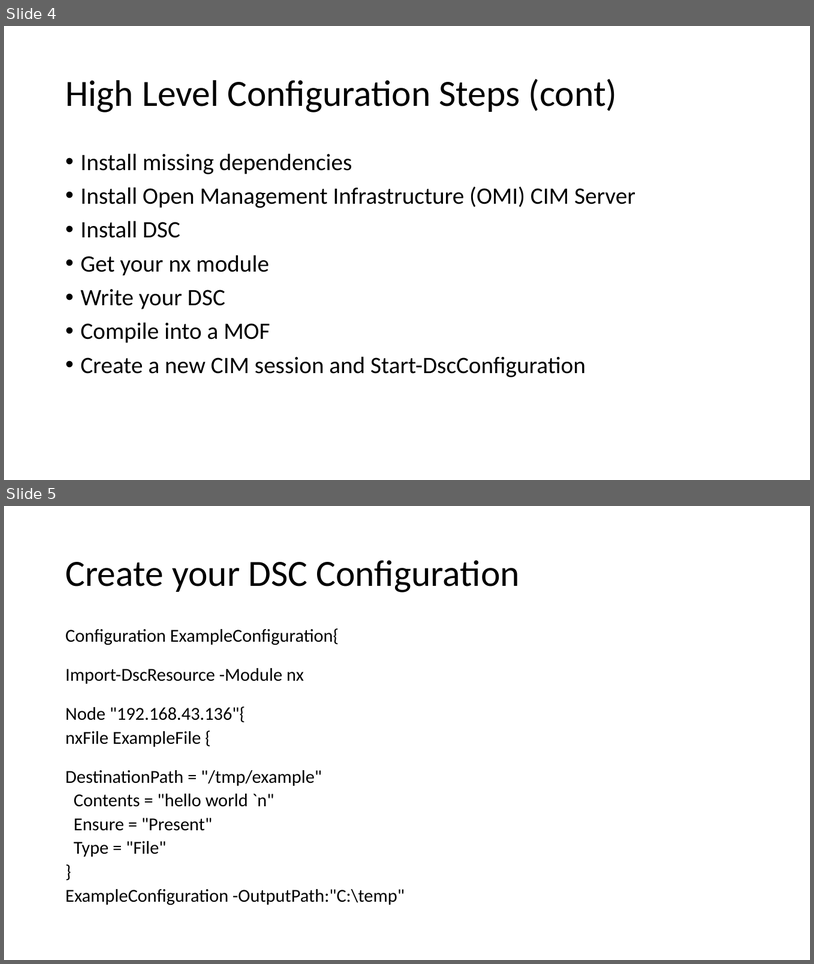
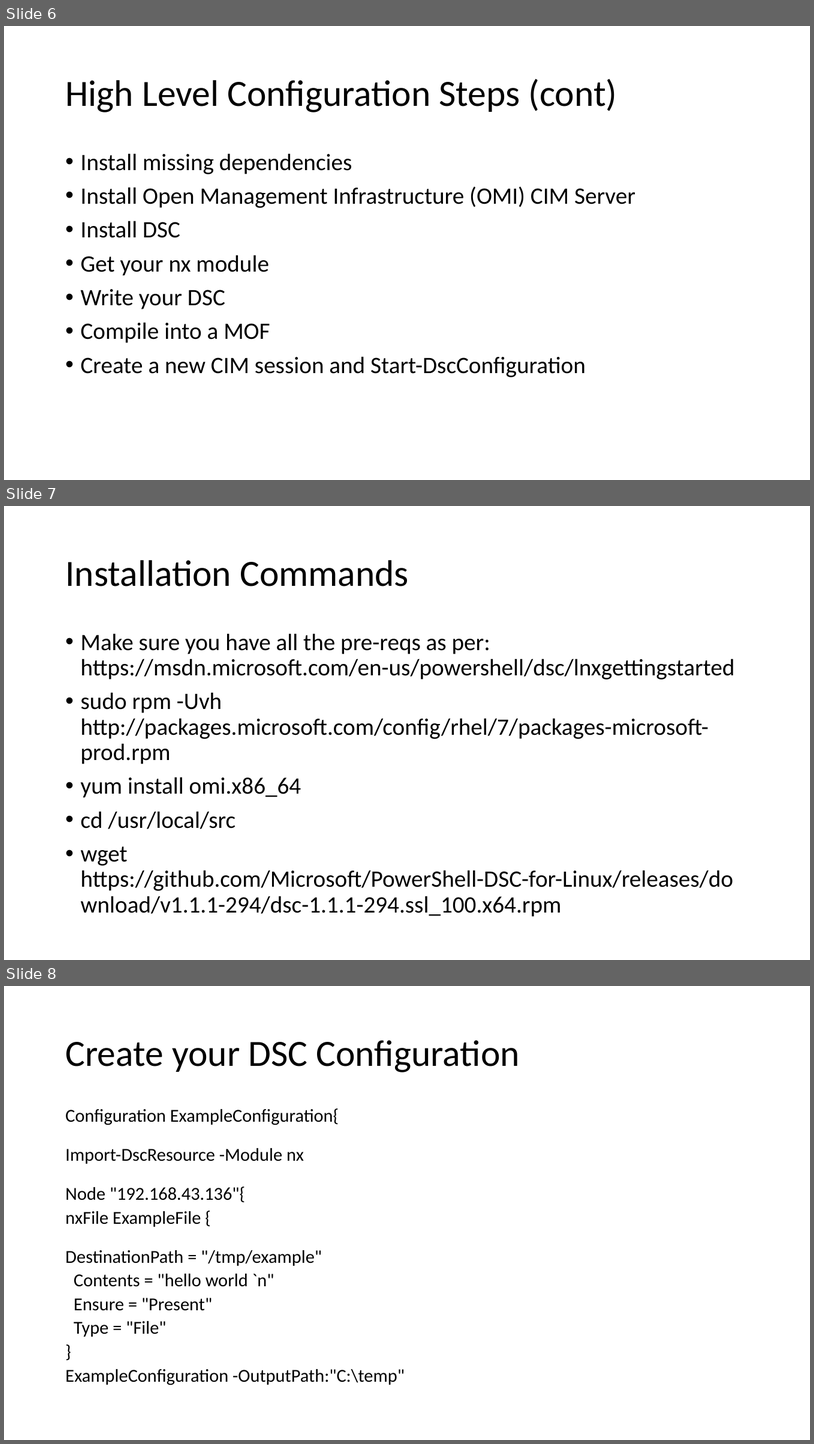
Before and after one commit to SAPSUG-ORG/2-SAPSUG-15_June_2017, a slide deck: dsc-linux/DSConLinux.pptx. Shown one above the other, each under a label of ours: slides 4 and 5 before the commit, slides 6, 7 and 8 after it. The pictures are 814x964 and 814x1444 pixels, drawn with LibreOffice and Linux fonts; fonts in the diff are those of the drawing. Boxes give left, top, right and bottom in pixels: in the first picture for what was removed or moved away, otherwise in the second. Text is boxed around its words. In the diff, an @@ line names an element or a change of style, - is before the commit and + after.

```diff
--- a/dsc-linux/DSConLinux.pptx
+++ b/dsc-linux/DSConLinux.pptx
@@ slide 7 added at <box>4,506,810,960</box>, background #FFFFFF @@
@@ title added at <box>65,560,409,586</box>, 44 pt, text #000000 @@
+Installation Commands
@@ text added at <box>81,633,735,916</box>, 28 pt, text #000000 @@
+• Make sure you have all the pre-reqs as per: https://msdn.microsoft.com/en-us/powershell/dsc/lnxgettingstarted
+• sudo rpm -Uvh http://packages.microsoft.com/config/rhel/7/packages-microsoft-prod.rpm
+• yum install omi.x86_64
+• cd /usr/local/src
+• wget https://github.com/Microsoft/PowerShell-DSC-for-Linux/releases/download/v1.1.1-294/dsc-1.1.1-294.ssl_100.x64.rpm
@@ what was slide 4 is now slide 6 @@
@@ what was slide 5 is now slide 8 @@
```
Also in this commit, not shown: 1 slide changed, 2 other slides added.
